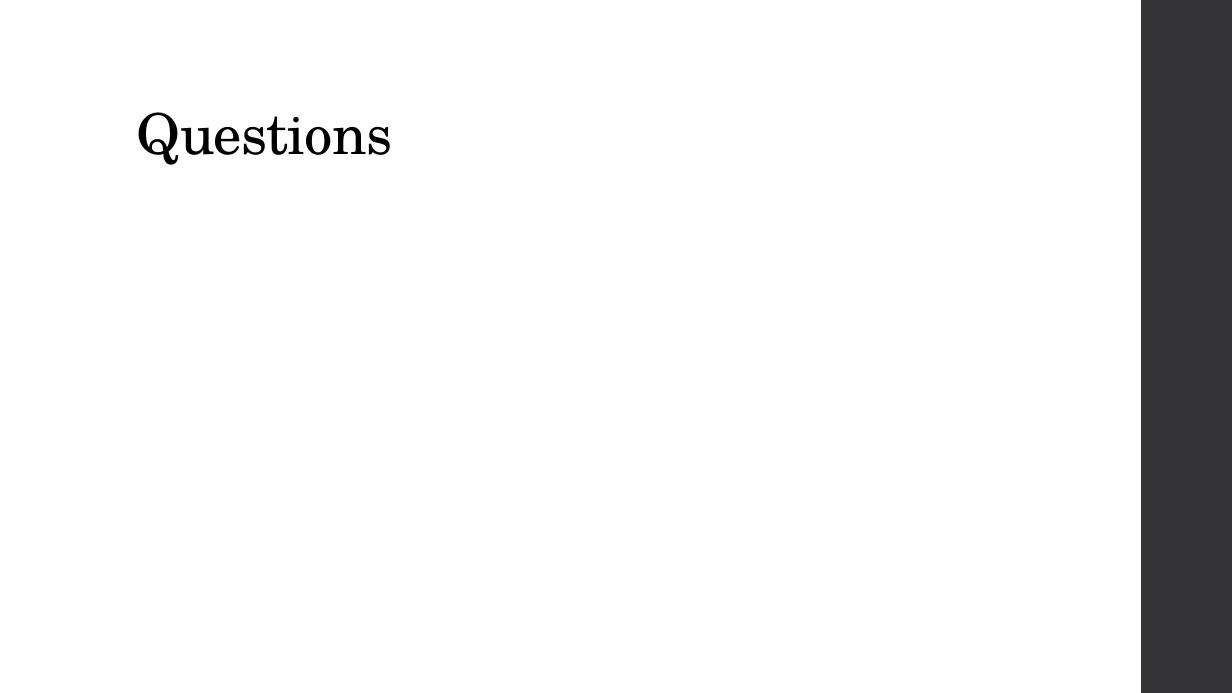
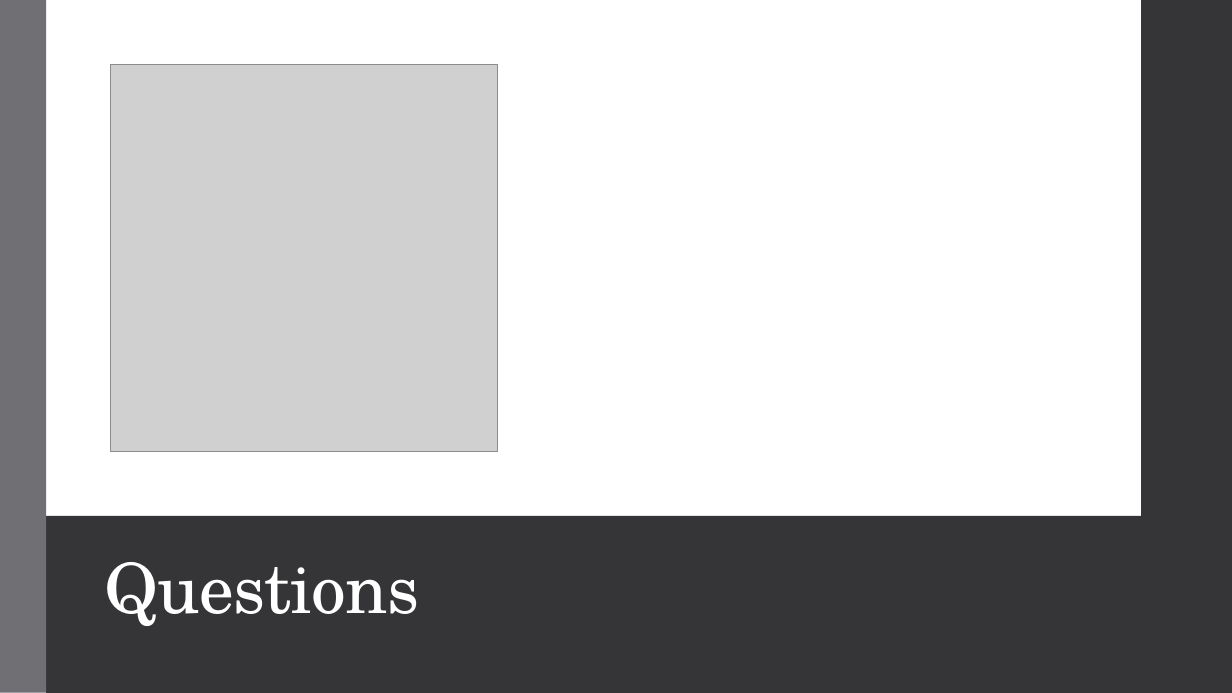
Before and after one commit to dustinc555/csc416-Project, a slide deck: slide 9 of Pitch materials/Pitch.pptx. Drawn at 1232x693 pixels with LibreOffice and Linux fonts; fonts in the diff are those of the drawing; grey boxes stand for pictures. Boxes give left, top, right and bottom in pixels: in the first picture for what was removed or moved away, otherwise in the second. Text is boxed around its words. In the diff, an @@ line names an element or a change of style, - is before the commit and + after.

Commit message:
Changed Theme, finished my slides

```diff
--- a/Pitch materials/Pitch.pptx
+++ b/Pitch materials/Pitch.pptx
@@ rectangle added at [0, 0, 46, 693], fill #6F6F74 @@
@@ rectangle added at [46, 0, 1141, 516], fill #FFFFFF @@
@@ rectangle added at [1141, 0, 1232, 693], fill #353537 @@
@@ picture added at [111, 65, 497, 451] @@
@@ rectangle added at [46, 516, 1141, 693], fill #353537 @@
@@ title "Questions": place and size @@
-title "Questions" at [137, 112, 393, 165]
+title "Questions" at [105, 562, 420, 626]
@@ title "Questions" at [105, 562, 420, 626]: size 44 to 54 pt, text colour #000000 to #FFFFFF; line spacing 0.9 to 0.85 @@
```
Also in this commit, not shown: 7 other slides changed, 1 slide added, 1 slide removed.
